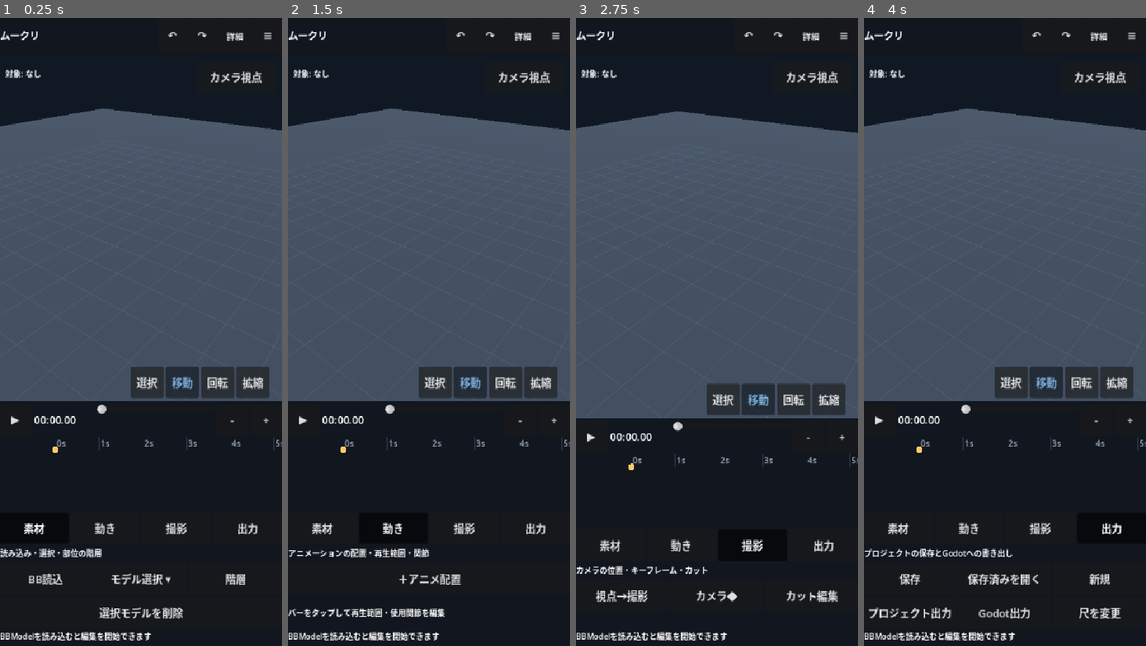
Above: before the commit, frames 1-4 (left to right).
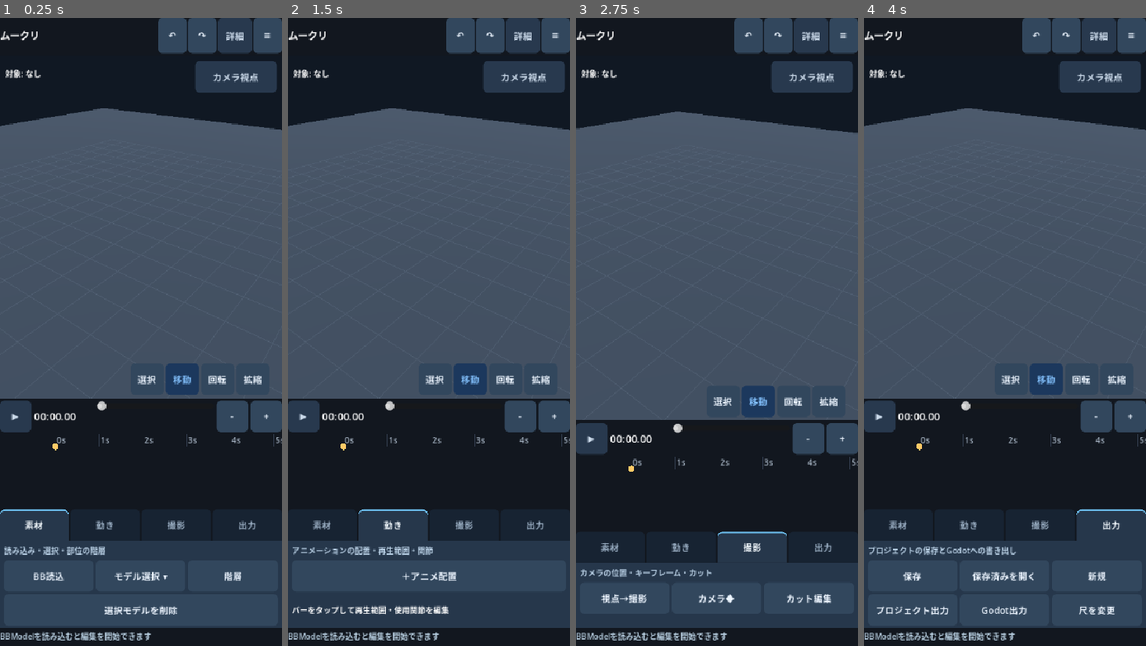
Above: after the commit, the same moments.

Repository: shejklgaia-png/movie_creater
Game: Godot game, scene res://scenes/editor.tscn
The game is run twice, just before and just after one commit, with the same random seed, the same clock (stepped at 60 frames per second) and the same inputs.
Inputs:
- Up to frame 1 (0.25 s): no input
- Up to frame 2 (1.5 s): click "素材" at 0.5 s; click "動き" at 1.25 s
- Up to frame 3 (2.75 s): click "撮影" at 2 s
- Up to frame 4 (4 s): click "素材" at 2.75 s; click "出力" at 3.5 s

The runs differ from the first frame. In frame 1, 24% of the frame differs, in the area x 0-100%, y 0-100%; in frame 2, 24%; in frame 3, 21%; in frame 4, 24%.

Commit message:
feat(ui): connect active tabs to content surface and share button state styling

Diff:
--- a/scripts/editor.gd
+++ b/scripts/editor.gd
@@ -68,6 +68,7 @@
 var tl_zoom_buttons: Array[Button] = []
 var tl_zoom_label: Label
 # A single compact, two-row action panel is visible at a time on phones.
+var category_panel: PanelContainer
 var category_pages: Dictionary = {}
 var category_buttons: Dictionary = {}
 var active_category := "素材"
@@ -212,6 +213,7 @@
     camera_view_button.custom_minimum_size = Vector2(125, 48)
     camera_view_button.tooltip_text = "カメラ視点へ切り替え"
     camera_view_button.focus_mode = Control.FOCUS_NONE
+    _ui_paint_button(camera_view_button, "tool", false)
 
     # Always-on modeling tools in the lower-right corner of the 3D preview.
     var overlay_row := HBoxContainer.new()
@@ -235,6 +237,7 @@
         mode_button.custom_minimum_size = Vector2(51, 46)
         mode_button.clip_text = true
         mode_button.focus_mode = Control.FOCUS_NONE
+        mode_button.toggle_mode = true
         transform_buttons.append(mode_button)
         if int(tool["mode"]) == 0:
             mode_option = mode_button
@@ -261,6 +264,7 @@
     var playback := HBoxContainer.new()
     dock.add_child(playback)
     play_button = _make_button(playback, "▶", _toggle_play)
+    _ui_paint_button(play_button, "tool", false)
     clock_label = Label.new()
     clock_label.text = "00:00.00"
     clock_label.custom_minimum_size.x = 92
@@ -297,20 +301,32 @@
 
     # Four bounded categories replace five permanently stacked toolbar rows.
     # Buttons remain 48px high; only one page consumes vertical space.
+    # Active tab and page meet directly, sharing one continuous surface.
+    var category_shell := VBoxContainer.new()
+    category_shell.name = "CategoryShell"
+    category_shell.add_theme_constant_override("separation", 0)
+    dock.add_child(category_shell)
     var category_nav := HBoxContainer.new()
-    category_nav.add_theme_constant_override("separation", 4)
-    dock.add_child(category_nav)
+    category_nav.name = "CategoryTabs"
+    category_nav.add_theme_constant_override("separation", 3)
+    category_shell.add_child(category_nav)
+    category_panel = PanelContainer.new()
+    category_panel.name = "CategoryPanel"
+    category_panel.custom_minimum_size = Vector2(0, 100)
+    category_panel.size_flags_horizontal = Control.SIZE_EXPAND_FILL
+    category_panel.add_theme_stylebox_override("panel", _ui_box(Color("#26374b"), 0, 6.0))
+    category_shell.add_child(category_panel)
     var category_stack := VBoxContainer.new()
     category_stack.name = "CategoryContent"
-    category_stack.custom_minimum_size = Vector2(0, 100)
     category_stack.size_flags_horizontal = Control.SIZE_EXPAND_FILL
     category_stack.add_theme_constant_override("separation", 0)
-    dock.add_child(category_stack)
+    category_panel.add_child(category_stack)
     for category in ["素材", "変形", "動き", "撮影", "出力"]:
         var nav_button := _make_button(category_nav, category, _select_category.bind(category))
         nav_button.size_flags_horizontal = Control.SIZE_EXPAND_FILL
         nav_button.custom_minimum_size = Vector2(0, 48)
         nav_button.toggle_mode = true
+        nav_button.name = "CategoryTab_" + category
         nav_button.focus_mode = Control.FOCUS_NONE
         category_buttons[category] = nav_button
         var page := VBoxContainer.new()
@@ -327,6 +343,7 @@
             "出力": "プロジェクトの保存とGodotへの書き出し"
         }[category]
         page_description.add_theme_font_size_override("font_size", 12)
+        page_description.add_theme_color_override("font_color", Color("#b9d0e5"))
         page_description.custom_minimum_size.y = 22
         page_description.vertical_alignment = VERTICAL_ALIGNMENT_CENTER
         page_description.clip_text = true
@@ -412,6 +429,7 @@
     status_label.clip_text = true
     status_label.autowrap_mode = TextServer.AUTOWRAP_OFF
     status_label.add_theme_font_size_override("font_size", 12)
+    status_label.add_theme_color_override("font_color", Color("#b5ccde"))
     dock.add_child(status_label)
     _build_picker()
     _build_clip_editor()
@@ -444,8 +462,11 @@
         return
     active_category = category
     for key in category_pages:
-        (category_pages[key] as Control).visible = key == category
-        (category_buttons[key] as Button).set_pressed_no_signal(key == category)
+        var active: bool = key == category
+        (category_pages[key] as Control).visible = active
+        var tab: Button = category_buttons[key]
+        tab.set_pressed_no_signal(active)
+        _ui_paint_button(tab, "tab", active)
 
 func _toggle_workspace() -> void:
     motion_workspace = not motion_workspace
@@ -458,6 +479,7 @@
 func _refresh_workspace() -> void:
     if workspace_button != null:
         workspace_button.text = "基本" if motion_workspace else "詳細"
+        _ui_paint_button(workspace_button, "tool", motion_workspace)
     if category_buttons.has("変形"):
         (category_buttons["変形"] as Control).visible = motion_workspace
     if pose_record_button != null:
@@ -1383,11 +1405,71 @@
     editing_clip_model = ""
     editing_clip_uid = ""
 
+# Shared design tokens and button states. All controls retain >=44px targets.
+func _ui_box(fill: Color, radius: int = 7, padding: float = 7.0) -> StyleBoxFlat:
+    var style := StyleBoxFlat.new()
+    style.bg_color = fill
+    style.set_corner_radius_all(radius)
+    style.set_content_margin(SIDE_LEFT, padding)
+    style.set_content_margin(SIDE_RIGHT, padding)
+    style.set_content_margin(SIDE_TOP, 4.0)
+    style.set_content_margin(SIDE_BOTTOM, 4.0)
+    return style
+
+func _ui_paint_button(button: Button, role: String = "action", selected: bool = false) -> void:
+    var fill := Color("#32475d")
+    var foreground := Color("#edf5ff")
+    if role == "tab":
+        fill = Color("#26374b") if selected else Color("#172332")
+        foreground = Color("#f5fbff") if selected else Color("#9bafc4")
+    elif role == "tool":
+        fill = Color("#315a73") if selected else Color("#28394e")
+        foreground = Color("#f3fcff") if selected else Color("#cad9e9")
+    elif role == "item":
+        fill = Color("#31546b") if selected else Color("#28394c")
+        foreground = Color("#ffffff") if selected else Color("#c6d9ea")
+    elif role == "danger":
+        fill = Color("#573b47")
+        foreground = Color("#ffdee0")
+    var normal := _ui_box(fill, 0 if role == "tab" else 7, 5.0 if role == "tab" else 7.0)
+    if role == "tab":
+        normal.corner_radius_top_left = 7
+        normal.corner_radius_top_right = 7
+        if selected:
+            normal.border_width_top = 3
+            normal.border_color = Color("#6cbeed")
+    elif selected and (role == "tool" or role == "item"):
+        normal.border_width_left = 3
+        normal.border_color = Color("#6cc5ef")
+    button.add_theme_stylebox_override("normal", normal)
+    button.add_theme_stylebox_override("pressed", normal.duplicate())
+    button.add_theme_stylebox_override("hover_pressed", normal.duplicate())
+    var hover := normal.duplicate() as StyleBoxFlat
+    if role != "tab":
+        hover.bg_color = fill.lightened(0.12)
+    button.add_theme_stylebox_override("hover", hover)
+    button.add_theme_stylebox_override("disabled", _ui_box(Color("#202c3b"), 7))
+    button.add_theme_color_override("font_color", foreground)
+    button.add_theme_color_override("font_hover_color", foreground)
+    button.add_theme_color_override("font_pressed_color", foreground)
+    button.add_theme_color_override("font_hover_pressed_color", foreground)
+    button.add_theme_color_override("font_disabled_color", Color("#7b8fa2"))
+    button.add_theme_font_size_override("font_size", 14)
+
+func _ui_style_sheet(panel: PanelContainer) -> void:
+    var surface := _ui_box(Color("#27394f"), 10, 12.0)
+    surface.border_color = Color("#506b86")
+    surface.border_width_top = 1
+    surface.border_width_bottom = 1
+    panel.add_theme_stylebox_override("panel", surface)
+
 func _make_button(parent: Control, title: String, action: Callable) -> Button:
     var button := Button.new()
     button.text = title
     button.custom_minimum_size = Vector2(48, 48)
     button.clip_text = true
+    button.focus_mode = Control.FOCUS_NONE
+    _ui_paint_button(button)
     button.pressed.connect(action)
     parent.add_child(button)
     return button
